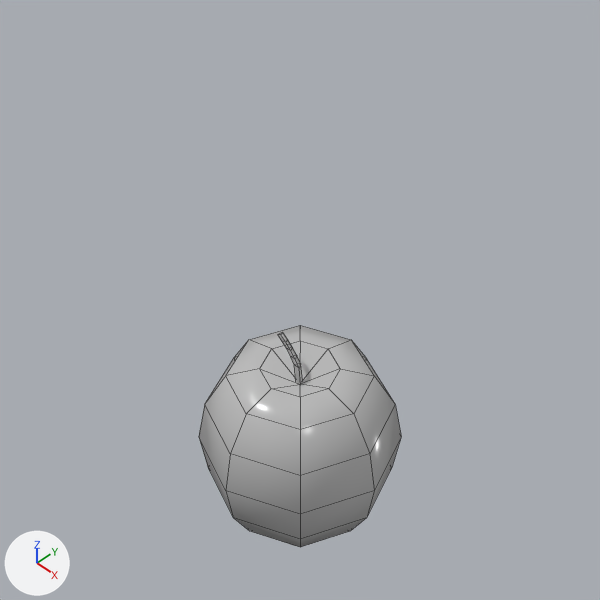
The Blender file models/items/items.blend, before and after one commit.
Before and after are seen from the file's camera 'Camera'. Every picture has the same lights, and +X, +Y and +Z are marked at lower left. Mesh edges are drawn as thin lines.
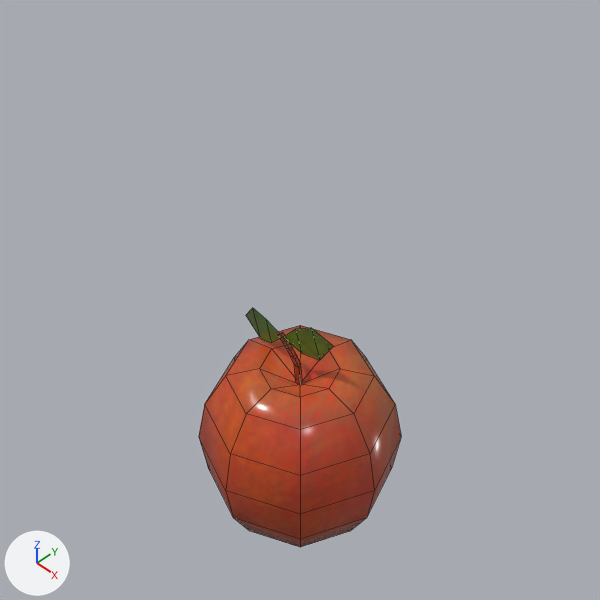
Patch to the scene script:
```diff
--- a/models/items/items.blend.py
+++ b/models/items/items.blend.py
@@ img_apple @@
+img_apple = load_image('apple', '_unpacked/apple', 512, 512, 'sRGB')
@@ mat_apple @@
 mat_apple = principled_material('apple')
-mat_apple.base_color = (0.5, 0.5, 0.5)  # grey #bcbcbc
+mat_apple.texture = img_apple
 mat_apple.roughness = 0.222
@@ me_sphere_001 @@
 # used by ob_sphere; location = (0.0, 0.0, 0.0)
 # verts and faces of me_sphere_001; kept vertices keep their numbers, new ones are numbered from 76
-me_sphere_001.from_pydata(...)  # 76 vertices, 80 faces; spans x -0.25..0.25, y -0.25..0.25, z -0.248..0.308
+me_sphere_001.from_pydata(...)  # 88 vertices, 86 faces; spans x -0.25..0.25, y -0.25..0.25, z -0.248..0.376
+# me_sphere_001 part 1
+verts[76] = (-0.211, 0.023, 0.255)  # pixel (245, 315)
+verts[77] = (-0.057, 0.0, 0.299)  # pixel (283, 337)
+verts[78] = (-0.146, 0.011, 0.226)  # pixel (260, 338)
+verts[79] = (-0.097, 0.002, 0.252)  # pixel (271, 342)
+verts[80] = (-0.116, 0.002, 0.316)  # pixel (266, 319)
+verts[81] = (-0.171, 0.011, 0.312)  # pixel (252, 307)
+verts[82] = (0.086, 0.023, 0.35)  # pixel (333, 346)
+verts[83] = (-0.056, 0.0, 0.3)  # pixel (283, 336)
+verts[84] = (0.025, 0.011, 0.376)  # pixel (311, 327)
+verts[85] = (-0.018, 0.002, 0.349)  # pixel (295, 329)
+verts[86] = (0.003, 0.002, 0.285)  # pixel (301, 353)
+verts[87] = (0.054, 0.011, 0.291)  # pixel (319, 360)
+faces += [(77, 80, 79), (76, 78, 81), (78, 79, 80, 81), (83, 86, 85), (82, 84, 87), (84, 85, 86, 87)]
 me_sphere_001.materials.append(mat_apple)
```

Boxes [x1, y1, x2, y2] around the edits, measured in the pictures (600 x 600 px):
'Sphere', surface changed, reshaped (grey to red, 8% taller)
    before: [199, 325, 401, 547]
    after: [199, 308, 401, 547]
part 1 of me_sphere_001, added (green)
    after: [246, 308, 333, 360]
